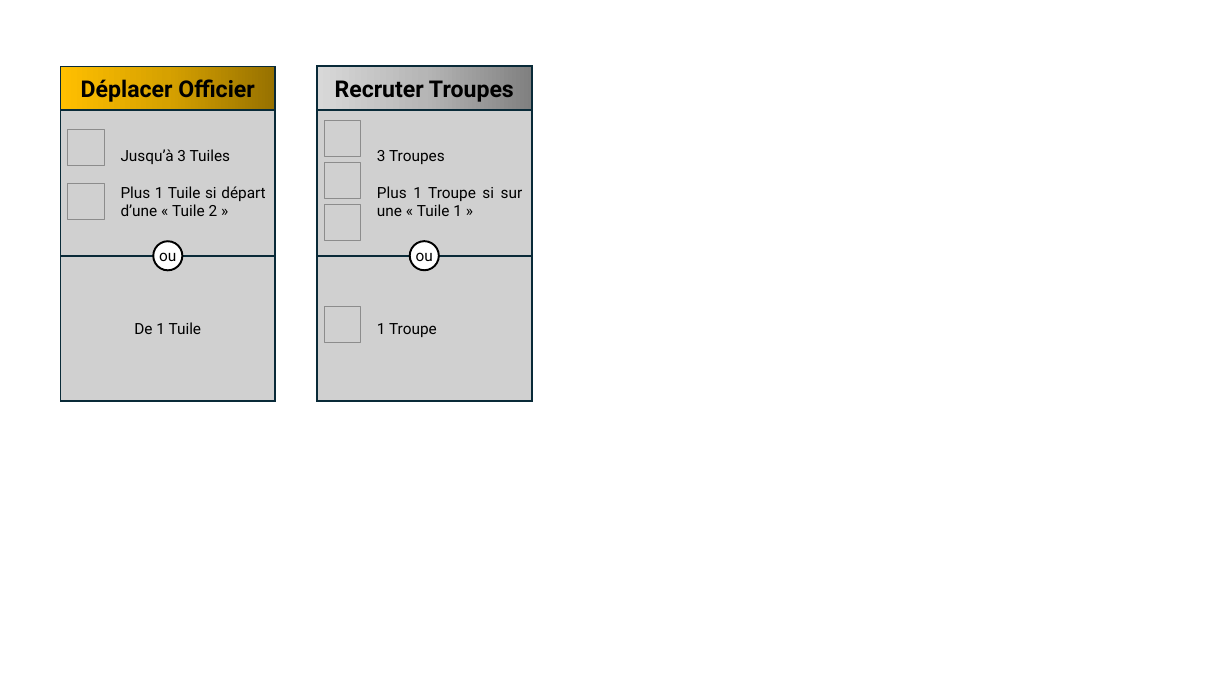
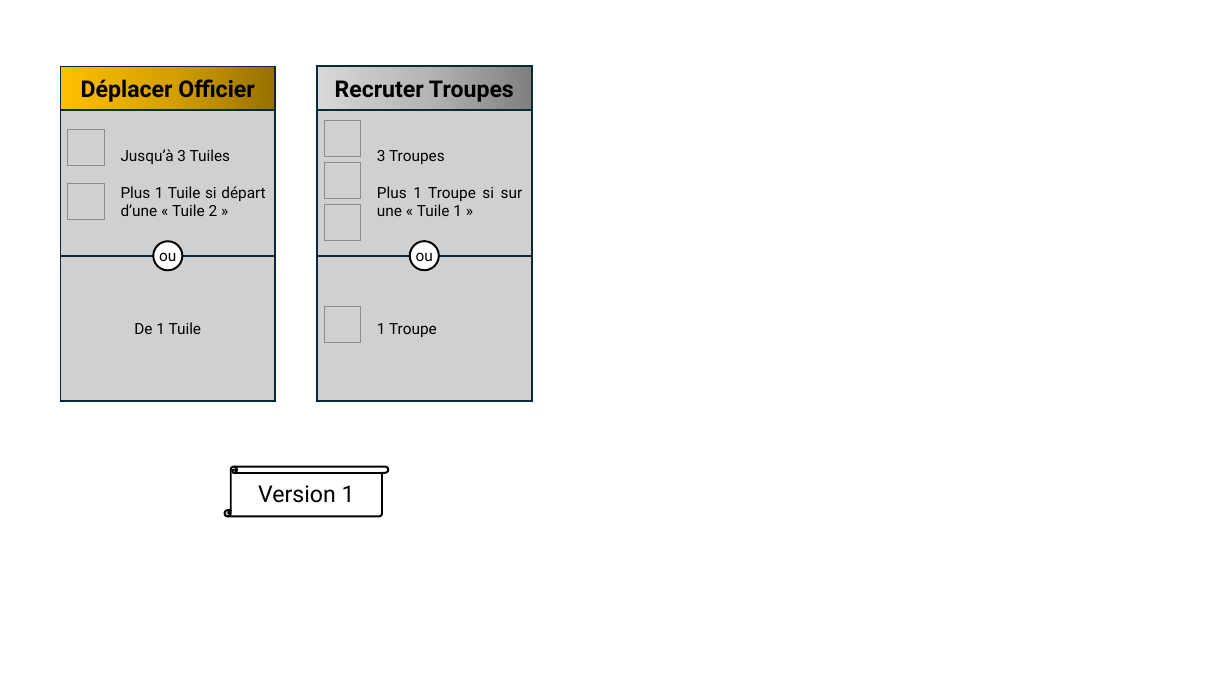
Before and after one commit to LucasBorboleta/Donjons-et-Barons, a slide deck: slide 1 of docs/cartes-a-jouer.pptx. Drawn at 1232x693 pixels with LibreOffice and Linux fonts; fonts in the diff are those of the drawing; grey boxes stand for pictures. Boxes give left, top, right and bottom in pixels: in the first picture for what was removed or moved away, otherwise in the second. Text is boxed around its words. In the diff, an @@ line names an element or a change of style, - is before the commit and + after.

```diff
--- a/docs/cartes-a-jouer.pptx
+++ b/docs/cartes-a-jouer.pptx
@@ vertical scroll added at bbox=[225, 467, 388, 517], fill #FFFFFF, outline #000000 1.5 pt, 18 pt, text #000000 @@
+Version 1
```
Also in this commit, not shown: 1 other slide changed, 6 slides added, 1 other file.
